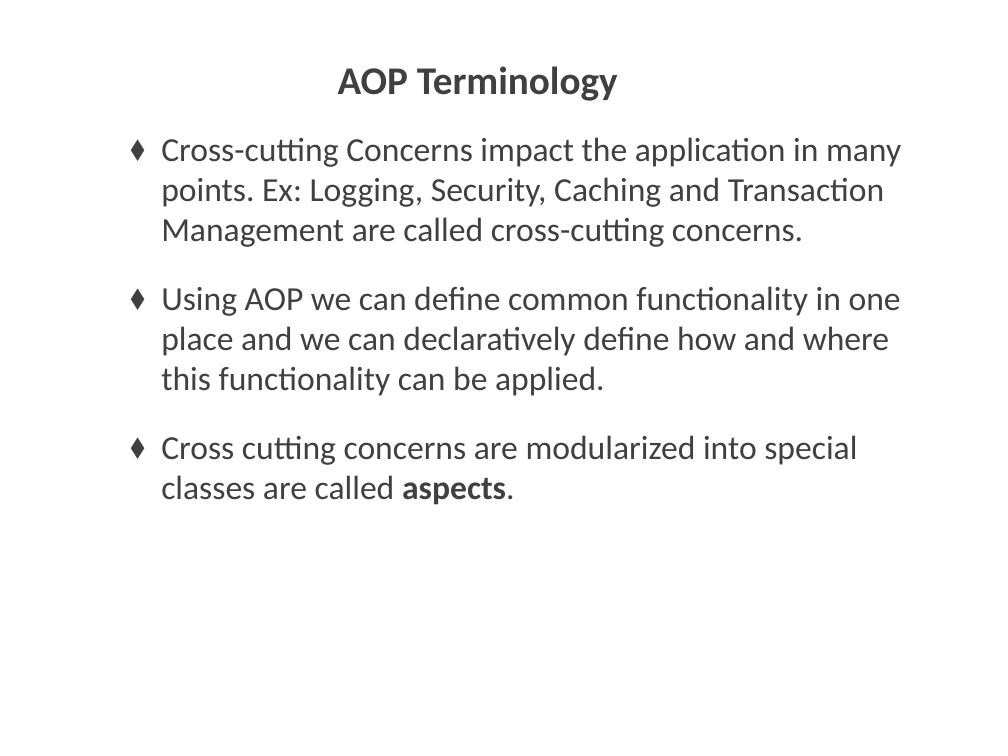
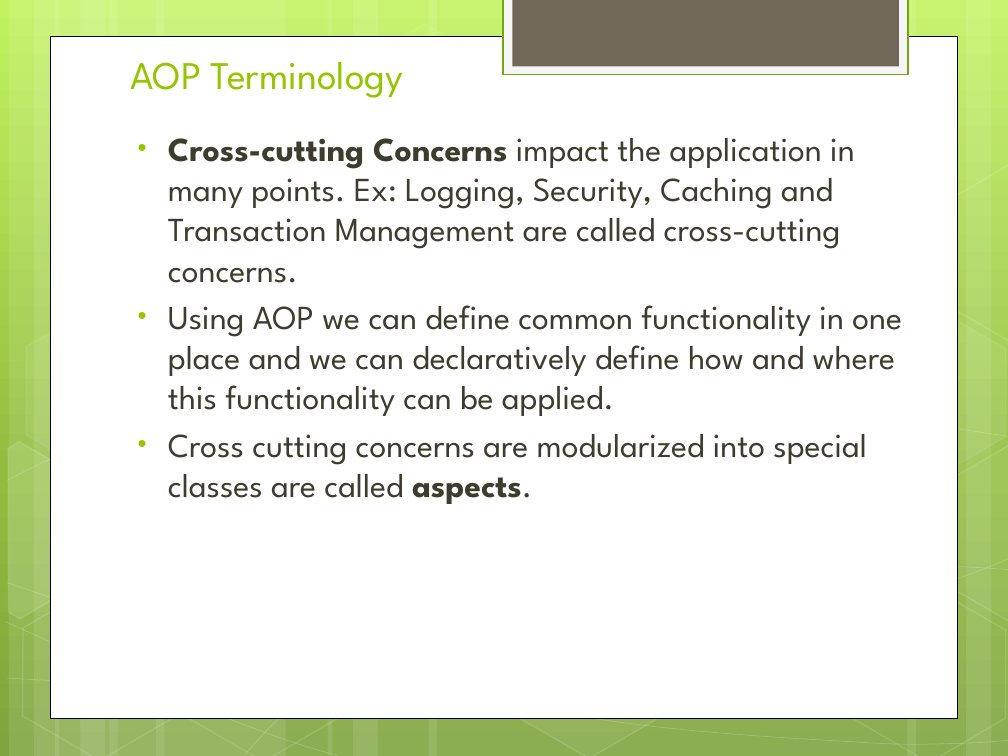
Before and after one commit to trvajjala/interview-preparation, a slide deck: slide 9 of documents/SpringCoreConcepts.pptx (slide 8 before the commit). Drawn at 1008x756 pixels with LibreOffice and Linux fonts; fonts in the diff are those of the drawing; background and template pictures are left out. Boxes give left, top, right and bottom in pixels: in the first picture for what was removed or moved away, otherwise in the second. Text is boxed around its words. In the diff, an @@ line names an element or a change of style, - is before the commit and + after.

```diff
--- a/documents/SpringCoreConcepts.pptx
+++ b/documents/SpringCoreConcepts.pptx
@@ background picture (left out) to gradient #C3F35F to #93BF3F to #81A53E @@
@@ rectangle added at (503, 0, 908, 75), fill #F5F5F5, outline #74A510 1.25 pt @@
@@ rectangle added at (512, 0, 898, 67), fill #71685A @@
@@ rectangle added at (50, 36, 958, 718), fill #FFFFFF, outline #000000 0.5 pt @@
@@ title "AOP Terminology" at (130, 62, 403, 98): font Calibri to League Spartan, text colour #404040 to #94C600, bold off; alignment centre to left; line spacing 52pt to 1; vertical alignment middle to bottom @@
@@ text "Cross-cutting Concerns impact the application ..." at (168, 138, 902, 504): font Calibri to League Spartan, text colour #404040 to #3E3D2D; bold on in "Cross-cutting Concerns"; bullet ⬧ to •; less space between paragraphs @@
@@ group added at (0, 0, 1008, 756): 12 rectangles, 8 freeform shapes, 8 hexagons @@
```
Also in this commit, not shown: 12 other slides changed, 5 slides added, 11 other files.
